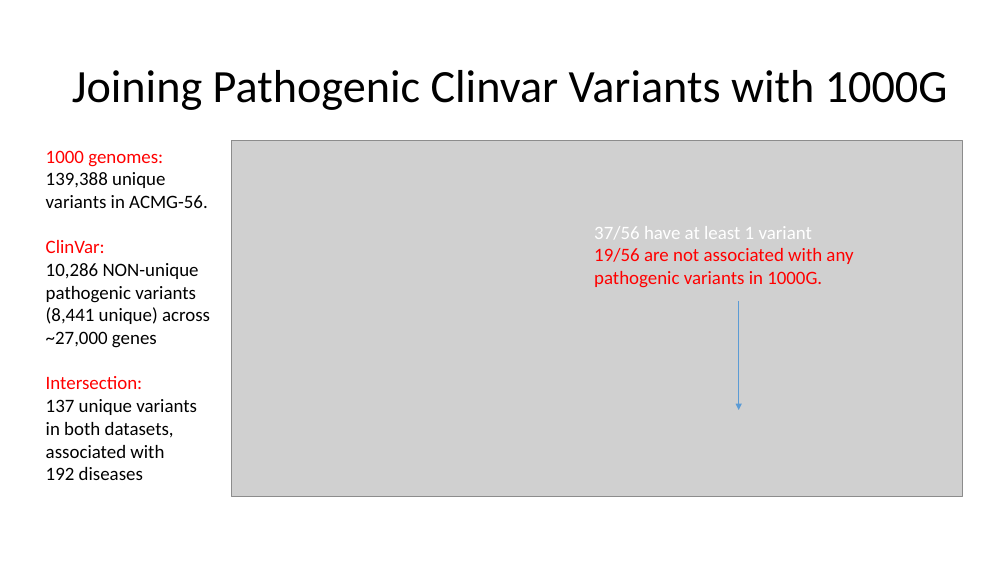
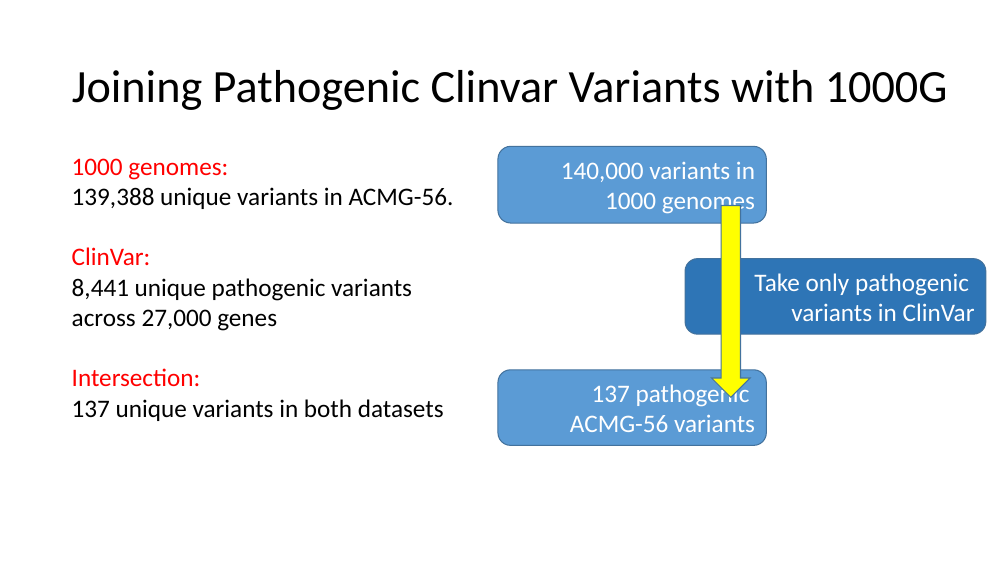
Before and after one commit to dfan/HST-2016, a slide deck: slide 8 of week_6/For_Zak.pptx (slide 13 before the commit). Drawn at 1008x567 pixels with LibreOffice and Linux fonts; fonts in the diff are those of the drawing; grey boxes stand for pictures. Boxes give left, top, right and bottom in pixels: in the first picture for what was removed or moved away, otherwise in the second. Text is boxed around its words. In the diff, an @@ line names an element or a change of style, - is before the commit and + after.

```diff
--- a/week_6/For_Zak.pptx
+++ b/week_6/For_Zak.pptx
@@ text "1000 genomes: 139,388 unique variants ...": place and size @@
-text "1000 genomes: 139,388 unique variants ..." at (46, 150, 210, 480)
+text "1000 genomes: 139,388 unique variants ..." at (72, 158, 454, 421)
@@ picture removed at (231, 141, 963, 497) @@
@@ rounded rectangle added at (498, 147, 767, 224), fill #5B9BD5, outline #43739E 1 pt, 24 pt, text #FFFFFF @@
+140,000 variants in 1000 genomes
@@ text at (72, 158, 454, 209): size 18 to 24 pt in "1000 genomes: 139,388 unique variants in ACMG-56." @@
@@ right arrow added at (712, 205, 751, 397), fill #FFFF00, outline #43739E 1 pt @@
@@ text removed at (594, 226, 853, 288) @@
-37/56 have at least 1 variant
-19/56 are not associated with any pathogenic variants in 1000G.
@@ text at (72, 247, 444, 421): text changed; size 18 to 24 pt @@
-ClinVar:
-10,286 NON-unique pathogenic variants
-(8,441 unique) across ~27,000 genes
-Intersection:
-137 unique variants
-in both datasets,
-associated with
-192 diseases
+ClinVar:
+8,441 unique pathogenic variants across 27,000 genes
+Intersection:
+137 unique variants in both datasets
@@ rounded rectangle added at (685, 259, 986, 334), fill #2E75B6, outline #43739E 1 pt, 24 pt, text #FFFFFF @@
+Take only pathogenic variants in ClinVar
@@ arrow removed from (739, 301) to (739, 410) @@
@@ rounded rectangle added at (498, 370, 767, 445), fill #5B9BD5, outline #43739E 1 pt, 24 pt, text #FFFFFF @@
+137 pathogenic
+ACMG-56 variants
```
Also in this commit, not shown: 8 other slides changed, 4 slides added, 9 slides removed, 23 other files.
